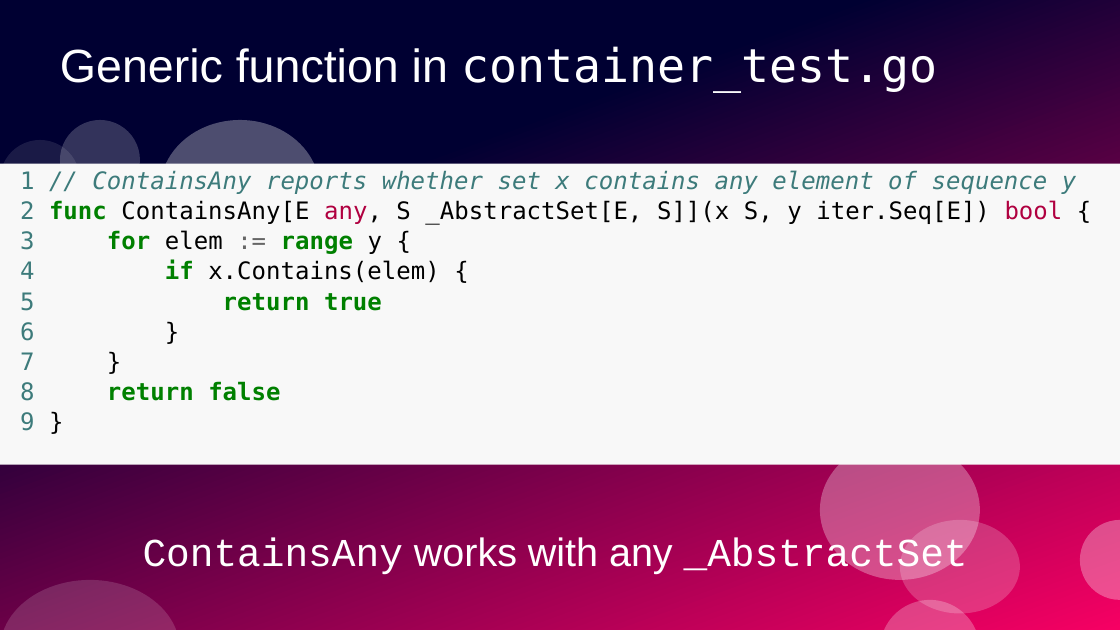
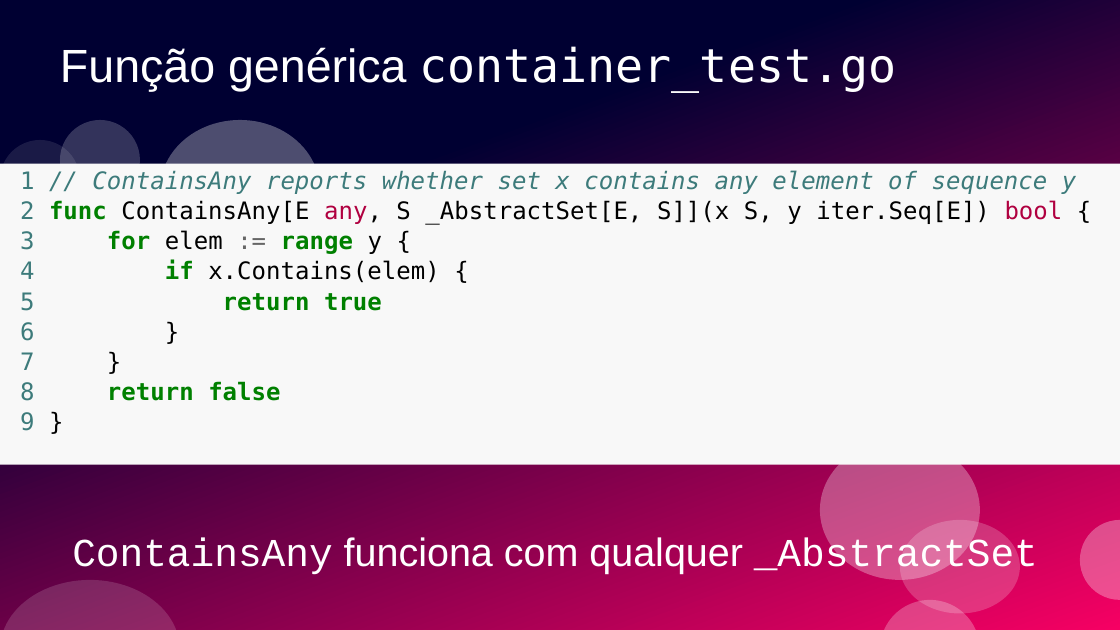
Before and after one commit to ramalho/sets-in-go, a slide deck: slide 56 of conj-em-go1_28.odp (slide 53 before the commit). Drawn at 1120x630 pixels with LibreOffice and Linux fonts; fonts in the diff are those of the drawing. Boxes give left, top, right and bottom in pixels: in the first picture for what was removed or moved away, otherwise in the second. Text is boxed around its words. In the diff, an @@ line names an element or a change of style, - is before the commit and + after.

```diff
--- a/conj-em-go1_28.odp
+++ b/conj-em-go1_28.odp
@@ title at box(60, 46, 896, 92): text changed; font Arial to DejaVu Sans Mono @@
-Generic function in container_test.go
+Função genérica container_test.go
@@ text at box(72, 537, 1038, 578): text changed @@
-ContainsAny works with any _AbstractSet
+ContainsAny funciona com qualquer _AbstractSet
```
Also in this commit, not shown: 52 other slides changed, 12 slides added, 9 slides removed, 5 other files.
